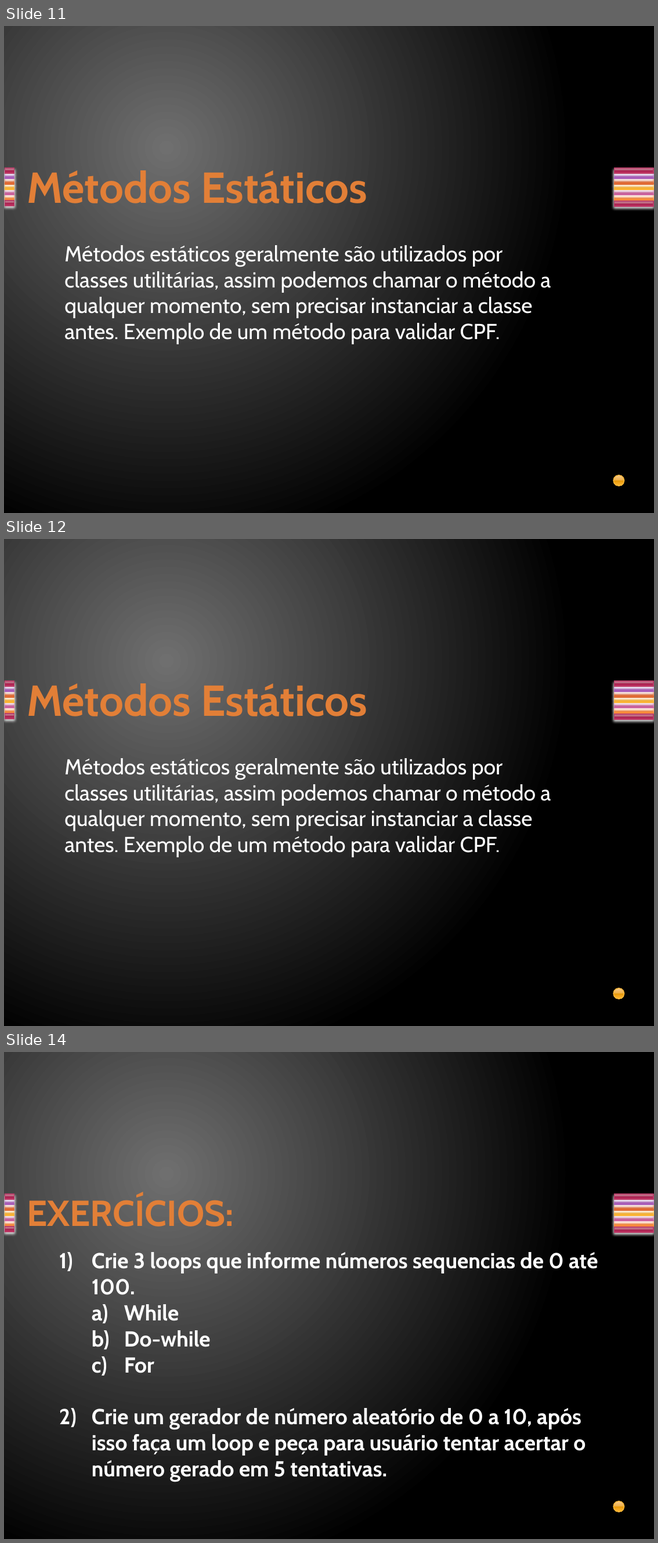
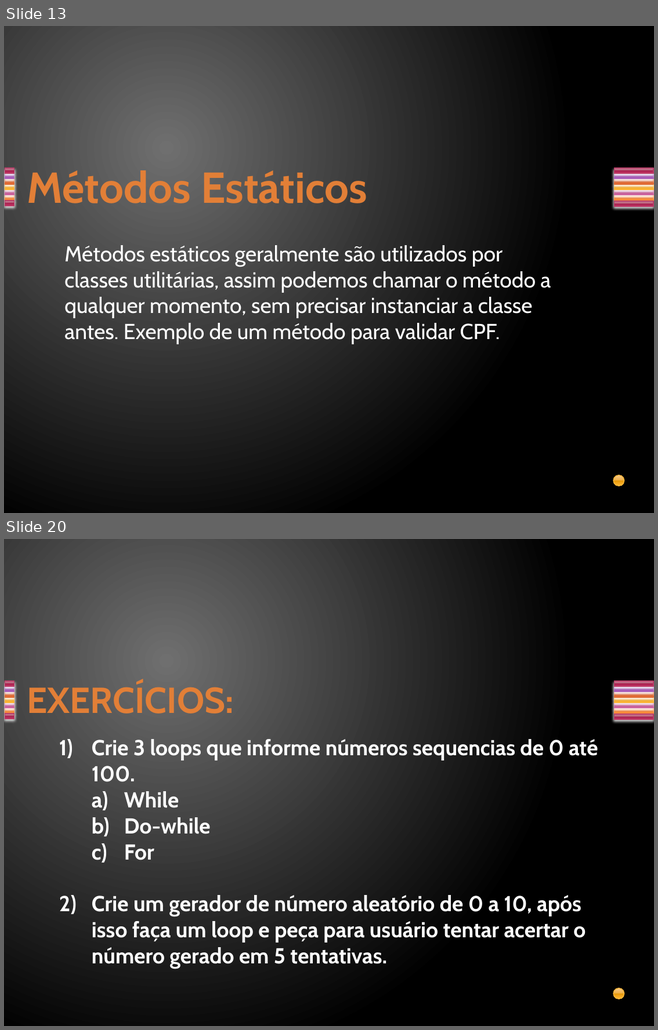
Before and after one commit to davirj9/Aulas, a slide deck: Aulas/src/main/resources/br/com/orientacaoaobjetos/OrientaçãoAObjetos.pptx. Shown one above the other, each under a label of ours: slides 11, 12 and 14 before the commit, slides 13 and 20 after it; the slides between them are not shown. The pictures are 658x1543 and 658x1030 pixels, drawn with LibreOffice and Linux fonts; fonts in the diff are those of the drawing. Boxes give left, top, right and bottom in pixels: in the first picture for what was removed or moved away, otherwise in the second. Text is boxed around its words. In the diff, an @@ line names an element or a change of style, - is before the commit and + after.

```diff
--- a/Aulas/src/main/resources/br/com/orientacaoaobjetos/OrientaçãoAObjetos.pptx
+++ b/Aulas/src/main/resources/br/com/orientacaoaobjetos/OrientaçãoAObjetos.pptx
@@ slide 12 removed at (x1=4, y1=539, x2=654, y2=1026), background gradient #707070 to #000000; not listed: 15 template elements that a slide beside it also shows @@
@@ title removed at (x1=27, y1=683, x2=367, y2=716) @@
-Métodos Estáticos
@@ text removed at (x1=64, y1=758, x2=550, y2=857) @@
-Métodos estáticos geralmente são utilizados por classes utilitárias, assim podemos chamar o método a qualquer momento, sem precisar instanciar a classe antes. Exemplo de um método para validar CPF.
@@ what was slide 11 is now slide 13 @@
@@ what was slide 14 is now slide 20 @@
```
Also in this commit, not shown: 8 slides added, 1 other slide removed, 1 other file.
